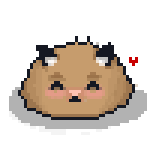
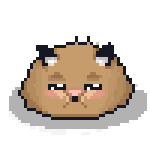
The second 150 x 150 image is a revision of the first. Changes to its layers:
hid group "12" (4 layers) over [48, 57, 138, 114]
showed group "7" (3 layers) over [48, 57, 138, 114]
painted on "Calque 4" (6th of 12, in "7") over [54, 90, 96, 105]
